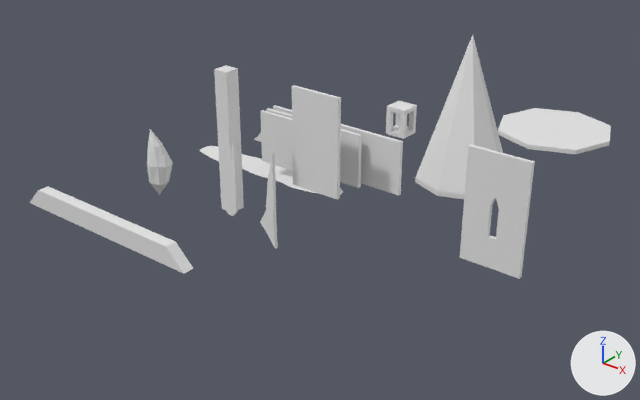
One commit to the Blender file Assets/Scenes/Blender_Walls.blend: the scene before it, then after it.
Camera for both pictures: a 50 mm camera at (30.2, -33.0, 18.4) aimed at (3.3, 0.7, -2.5). Arrows for +X, +Y and +Z are at lower right; the lights stay in place.

Objects in the first picture: 'LampTop', 'LongSupport', 'Pillar01', 'PointyRoof', 'PointyRoofSupport', 'SquarePillar01', 'WallSimple01', 'WallSimple02', 'WallSimple03', 'WallVertical01', 'WallVerticalWindowed01', 'Wave'.
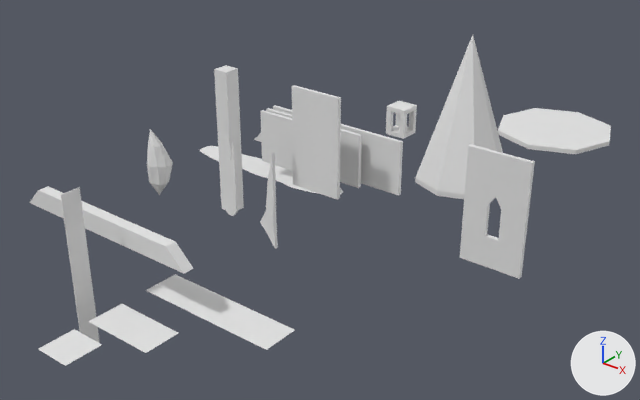
What differs and where, as boxes (x1, y1, x2, y2) in the pictures (640 x 400 px):
'DoubleLongPlane', added
    after: (146, 274, 295, 350)
'LongCloth', added
    after: (61, 187, 100, 343)
'LongPlane', added
    after: (88, 304, 178, 353)
'HalfLongPlane', added
    after: (38, 329, 102, 366)

The change, as a diff of the scene's bpy script:
```diff
--- a/Assets/Scenes/Blender_Walls.blend.py
+++ b/Assets/Scenes/Blender_Walls.blend.py
@@ me_plane_004 @@
+me_plane_004.from_pydata([(-3.99, -1.0, 0.0), (4.03, -1.0, 0.0), (-3.99, 1.0, 0.0), (4.03, 1.0, 0.0)], [], [(0, 1, 3, 2)])
@@ me_plane_003 @@
+me_plane_003.from_pydata([(-1.0, -1.0, 0.0), (1.0, -1.0, 0.0), (-1.0, 1.0, 0.0), (1.0, 1.0, 0.0)], [], [(0, 1, 3, 2)])
@@ me_cube_030 @@
+me_cube_030.from_pydata(...)  # 201 vertices, 200 faces; spans x -0.02..0.02, y -0.51..0.51, z -4.45..4.2
@@ me_plane_002 @@
+me_plane_002.from_pydata([(-1.96, -1.0, 0.0), (2.04, -1.0, 0.0), (-1.96, 1.0, 0.0), (2.04, 1.0, 0.0)], [], [(0, 1, 3, 2)])
@@ ob_doublelongplane @@
+ob_doublelongplane = bpy.data.objects.new('DoubleLongPlane', me_plane_004)
+ob_doublelongplane.location = (3.97, -8.01, -4.76)
@@ ob_halflongplane @@
+ob_halflongplane = bpy.data.objects.new('HalfLongPlane', me_plane_003)
+ob_halflongplane.location = (1.0, -14.31, -4.76)
@@ ob_longcloth @@
+ob_longcloth = bpy.data.objects.new('LongCloth', me_cube_030)
+ob_longcloth.location = (-1.52, -11.52, -3.04)
@@ ob_longplane @@
+ob_longplane = bpy.data.objects.new('LongPlane', me_plane_002)
+ob_longplane.location = (1.96, -11.52, -4.76)
```
